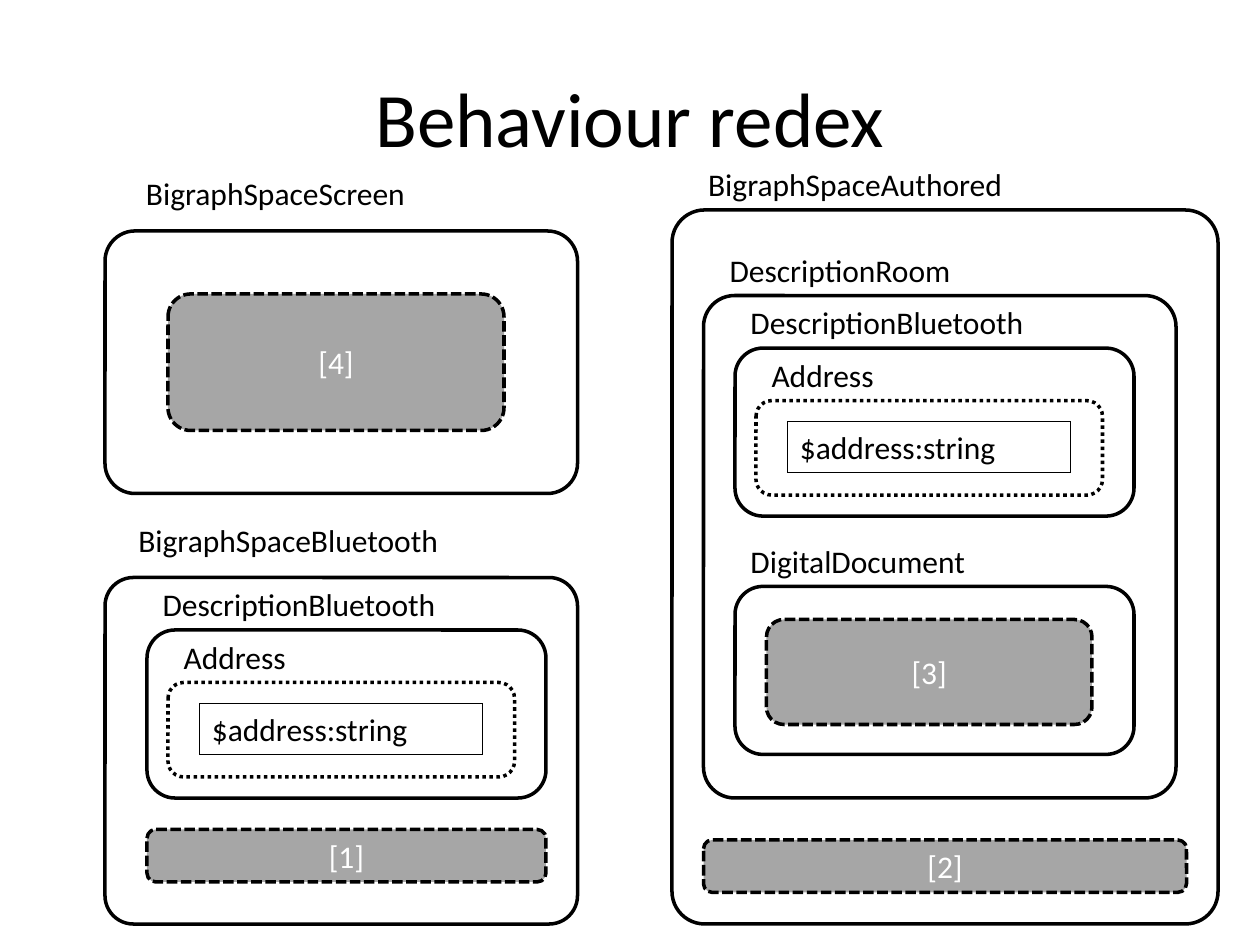
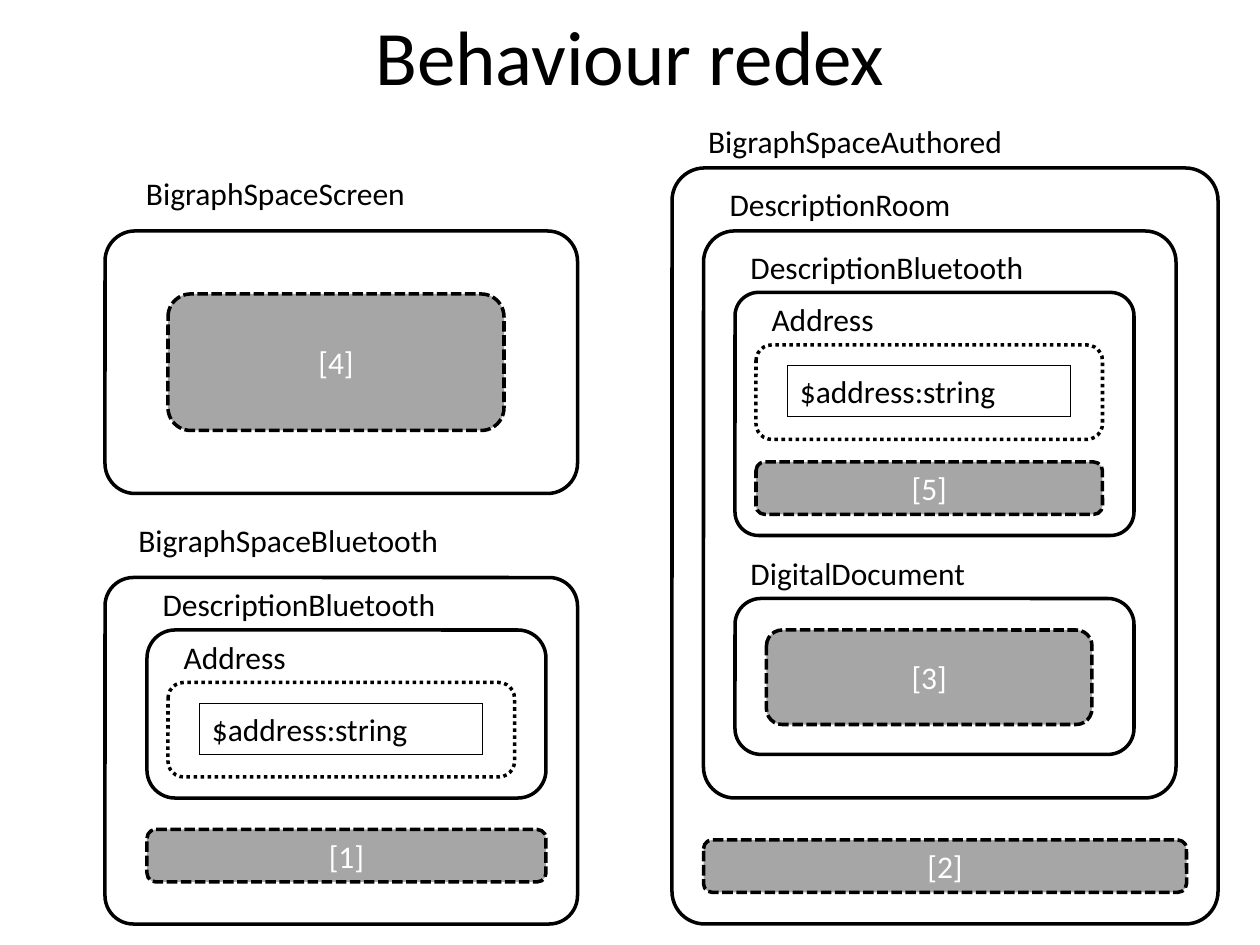
Before and after one commit to cgreenhalgh/bigraphspace, a slide deck: slide 4 of examples/bluetoothex/docs/images/Overview_images.pptx. Drawn at 1260x945 pixels with LibreOffice and Linux fonts; fonts in the diff are those of the drawing. Boxes give left, top, right and bottom in pixels: in the first picture for what was removed or moved away, otherwise in the second. Text is boxed around its words. In the diff, an @@ line names an element or a change of style, - is before the commit and + after.

Commit message:
added Description controls to bluetooth and document; updated reactions and documentation accordingly; included examples of using BigEd to author.

```diff
--- a/examples/bluetoothex/docs/images/Overview_images.pptx
+++ b/examples/bluetoothex/docs/images/Overview_images.pptx
@@ title "Behaviour redex": place and size @@
-title "Behaviour redex" at (375,93,884,148)
+title "Behaviour redex" at (375,31,884,86)
@@ text "BigraphSpaceAuthored": place and size @@
-text "BigraphSpaceAuthored" at (708,174,1002,202)
+text "BigraphSpaceAuthored" at (708,131,1002,159)
@@ rounded rectangle: place and size @@
-rounded rectangle at (672,210,1217,925)
+rounded rectangle at (672,168,1217,924)
@@ text "DescriptionRoom": place and size @@
-text "DescriptionRoom" at (730,260,951,287)
+text "DescriptionRoom" at (730,194,951,221)
@@ rounded rectangle: place and size @@
-rounded rectangle at (703,296,1176,799)
+rounded rectangle at (703,231,1176,798)
@@ rounded rectangle: place and size @@
-rounded rectangle at (735,348,1134,515)
+rounded rectangle at (735,292,1134,536)
@@ rounded rectangle at (735,292,1134,536): proportions changed @@
@@ 2 texts, 1 rectangle, 1 rounded rectangle: place and size @@
-2 texts, 1 rectangle, 1 rounded rectangle at (750,312,1102,495)
+2 texts, 1 rectangle, 1 rounded rectangle at (750,257,1102,440)
@@ rounded rectangle added at (756,462,1102,515), fill #A6A6A6, outline #000000 2 pt dashed, 18 pt, text #FFFFFF @@
+[5]
@@ text "DigitalDocument": place and size @@
-text "DigitalDocument" at (750,551,964,579)
+text "DigitalDocument" at (750,563,964,591)
@@ rounded rectangle: place and size @@
-rounded rectangle at (735,586,1134,753)
+rounded rectangle at (735,598,1134,755)
@@ rounded rectangle "[3]": place and size @@
-rounded rectangle "[3]" at (766,620,1091,724)
+rounded rectangle "[3]" at (766,630,1091,724)
```
Also in this commit, not shown: 3 other slides changed.
